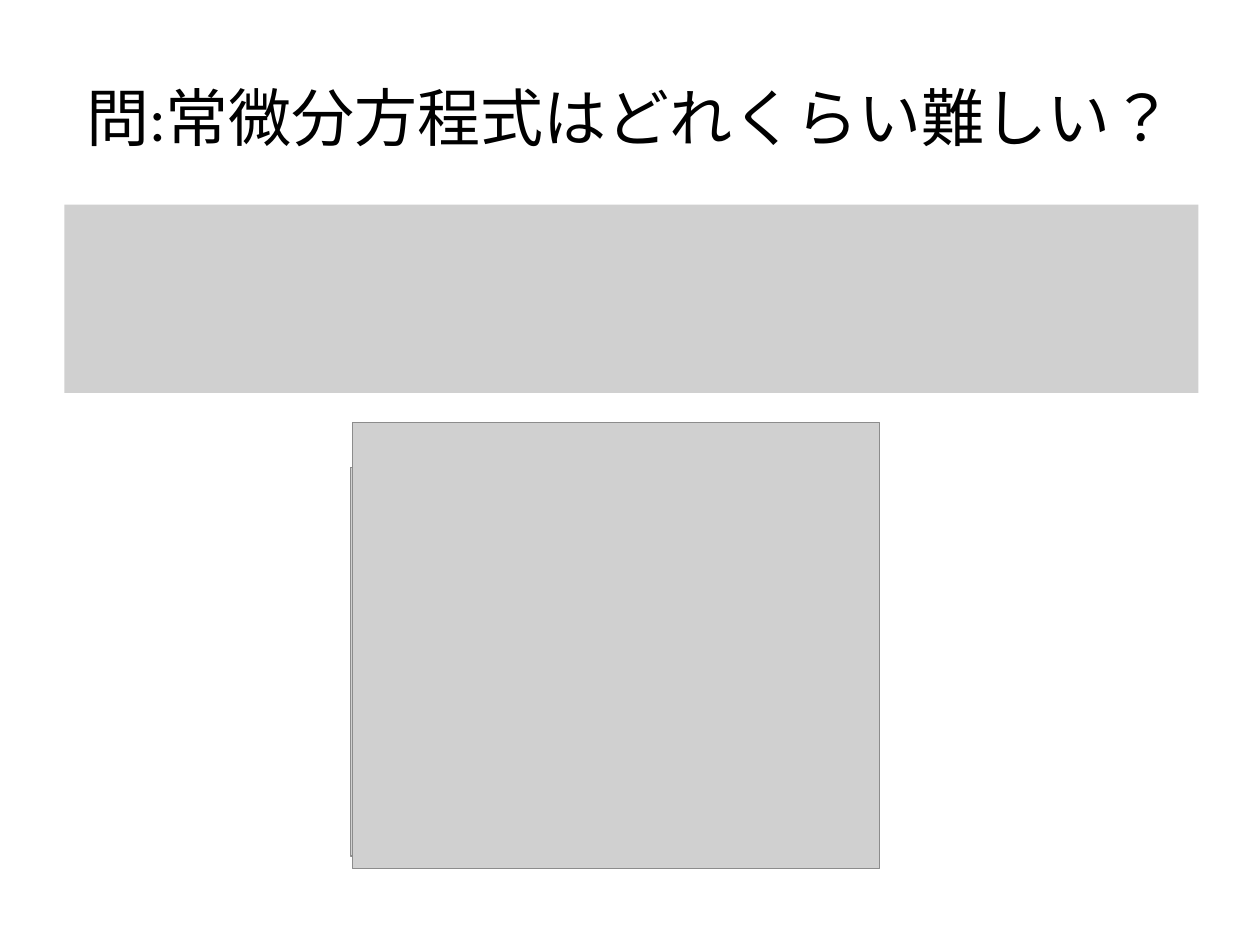
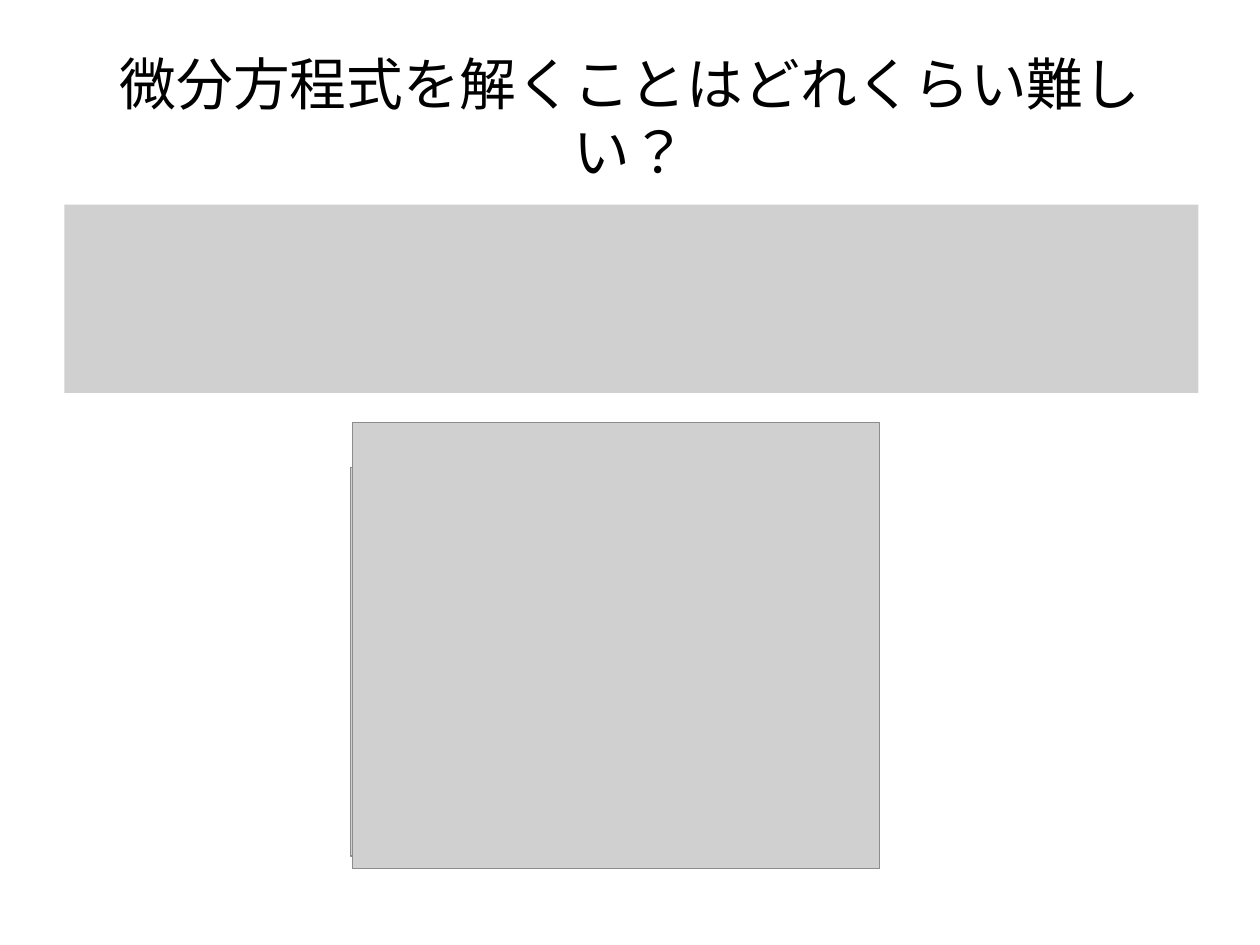
Before and after one commit to ex-hota911/LA2011Winter, a slide deck: slide 3 of slide/slide.pptx. Drawn at 1260x945 pixels with LibreOffice and Linux fonts; fonts in the diff are those of the drawing; grey boxes stand for pictures. Boxes give left, top, right and bottom in pixels: in the first picture for what was removed or moved away, otherwise in the second. Text is boxed around its words. In the diff, an @@ line names an element or a change of style, - is before the commit and + after.

```diff
--- a/slide/slide.pptx
+++ b/slide/slide.pptx
@@ title at bbox=[120, 57, 1141, 174]: text changed; size 36 to 32.4 pt @@
-問:常微分方程式はどれくらい難しい？
+微分方程式を解くことはどれくらい難しい？
```
Also in this commit, not shown: 14 other slides changed, 15 slides added, 12 slides removed, 3 other files.
